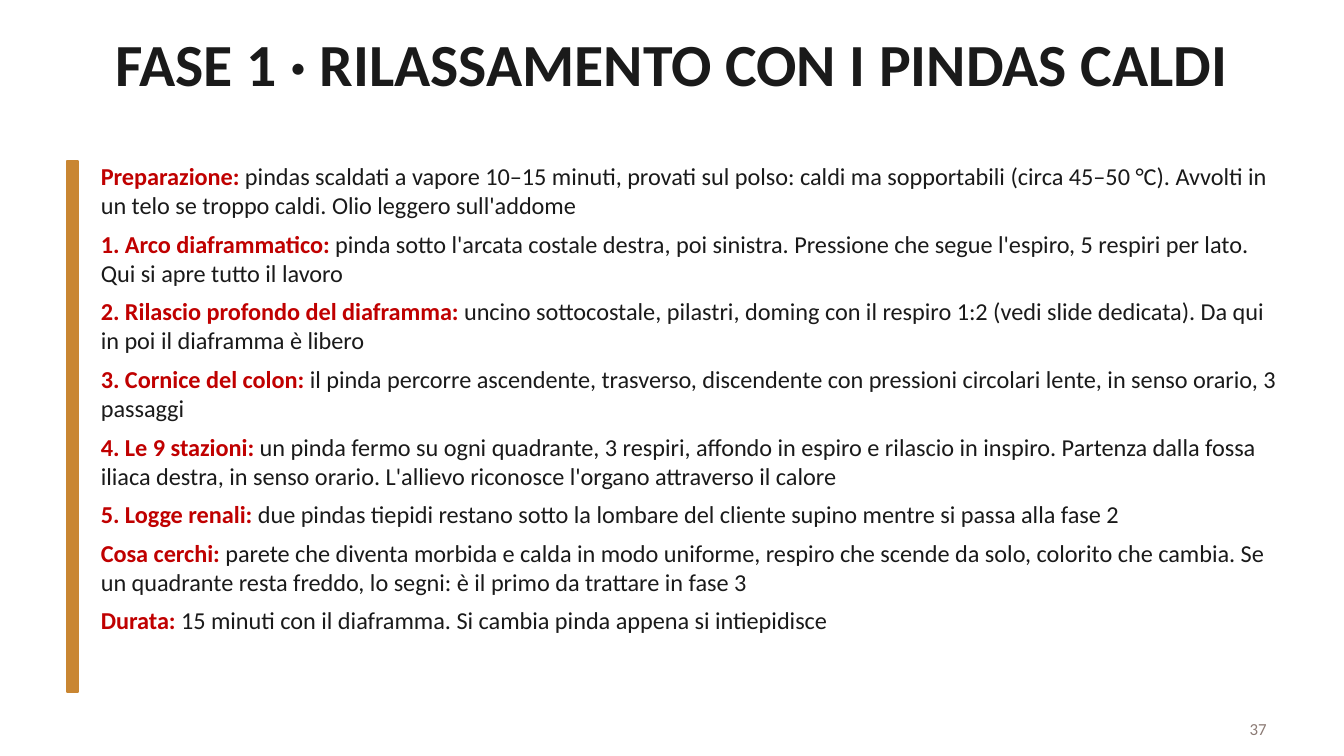
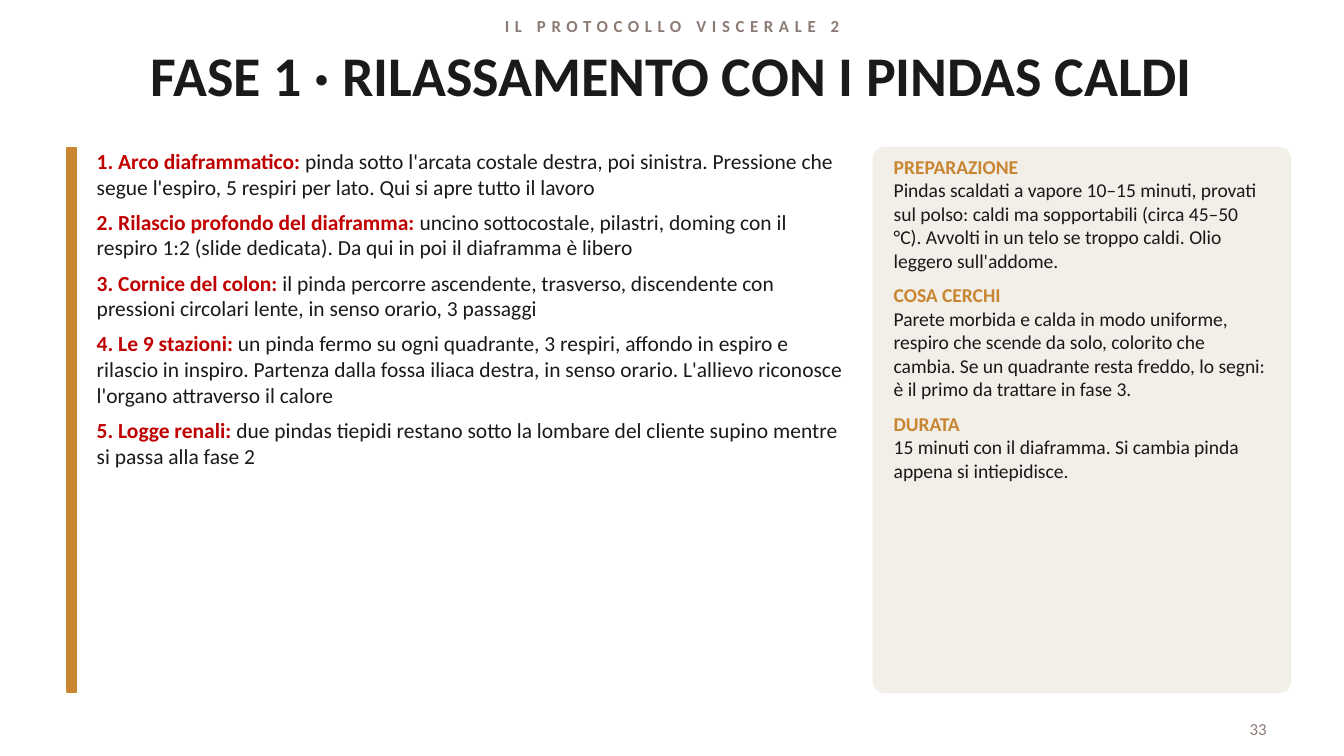
Before and after one commit to davidemcb/kinesiologia-studio, a slide deck: slide 33 of formazione/dispense/viscerale-2-livello.pptx (slide 37 before the commit). Drawn at 1344x756 pixels with LibreOffice and Linux fonts; fonts in the diff are those of the drawing. Boxes give left, top, right and bottom in pixels: in the first picture for what was removed or moved away, otherwise in the second. Text is boxed around its words. In the diff, an @@ line names an element or a change of style, - is before the commit and + after.

```diff
--- a/formazione/dispense/viscerale-2-livello.pptx
+++ b/formazione/dispense/viscerale-2-livello.pptx
@@ text added at (x1=505, y1=21, x2=840, y2=32), 9 pt, text #8C7B75, bold @@
+IL PROTOCOLLO VISCERALE 2
@@ title "FASE 1 · RILASSAMENTO CON ..." moved from (x1=115, y1=47, x2=1227, y2=87) to (x1=151, y1=59, x2=1192, y2=97) @@
@@ title "FASE 1 · RILASSAMENTO CON ..." at (x1=151, y1=59, x2=1192, y2=97): size 32 to 30 pt @@
@@ rectangle resized from (x1=67, y1=161, x2=78, y2=692) to (x1=67, y1=148, x2=77, y2=692) @@
@@ text "1. Arco diaframmatico: pinda sotto ..." moved from (x1=101, y1=167, x2=1275, y2=633) to (x1=97, y1=154, x2=841, y2=468) @@
@@ rounded rectangle added at (x1=874, y1=148, x2=1290, y2=692), fill #F2EEE8, outline #F2EEE8 1 pt @@
@@ text at (x1=97, y1=154, x2=841, y2=468): size 13 to 11.5 pt in "1. Arco diaframmatico: pinda sotto l'arcata costale ...", "3. Cornice del colon: il pinda percorre ...", "4. Le 9 stazioni: un pinda fermo ...", "5. Logge renali: due pindas tiepidi restano ..." @@
@@ text at (x1=101, y1=167, x2=1266, y2=218): paragraph removed @@
-• Preparazione: pindas scaldati a vapore 10–15 minuti, provati sul polso: caldi ma sopportabili (circa 45–50 °C). Avvolti in un telo se troppo caldi. Olio leggero sull'addome
@@ text added at (x1=894, y1=161, x2=1265, y2=481), 10.5 pt, text #1A1A1A @@
+PREPARAZIONE
+Pindas scaldati a vapore 10–15 minuti, provati sul polso: caldi ma sopportabili (circa 45–50 °C). Avvolti in un telo se troppo caldi. Olio leggero sull'addome.
+COSA CERCHI
+Parete morbida e calda in modo uniforme, respiro che scende da solo, colorito che cambia. Se un quadrante resta freddo, lo segni: è il primo da trattare in fase 3.
+DURATA
+15 minuti con il diaframma. Si cambia pinda appena si intiepidisce.
@@ text at (x1=97, y1=215, x2=787, y2=259): text changed; size 13 to 11.5 pt @@
-• 2. Rilascio profondo del diaframma: uncino sottocostale, pilastri, doming con il respiro 1:2 (vedi slide dedicata). Da qui in poi il diaframma è libero
+• 2. Rilascio profondo del diaframma: uncino sottocostale, pilastri, doming con il respiro 1:2 (slide dedicata). Da qui in poi il diaframma è libero
@@ text at (x1=101, y1=545, x2=1264, y2=633): paragraphs removed @@
-• Cosa cerchi: parete che diventa morbida e calda in modo uniforme, respiro che scende da solo, colorito che cambia. Se un quadrante resta freddo, lo segni: è il primo da trattare in fase 3
-• Durata: 15 minuti con il diaframma. Si cambia pinda appena si intiepidisce
@@ page number at (x1=1250, y1=724, x2=1267, y2=735): text changed @@
-37
+33
```
Also in this commit, not shown: 36 other slides changed, 1 slide added, 5 slides removed.
